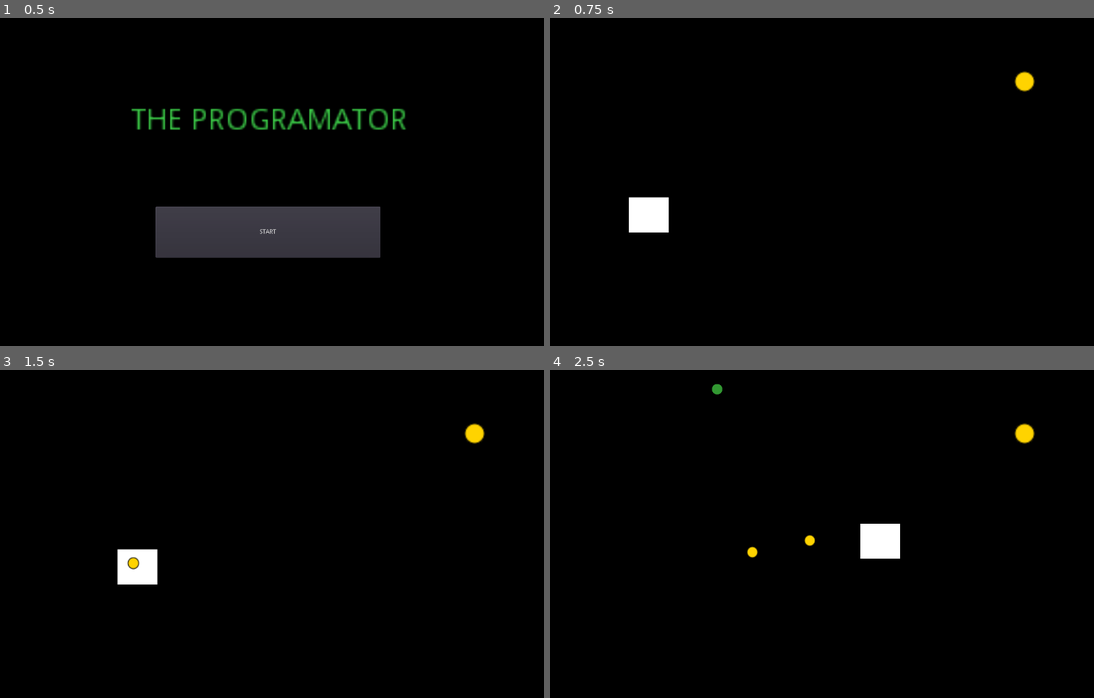
Above: before the commit, frames 1-4 (two rows, left to right).
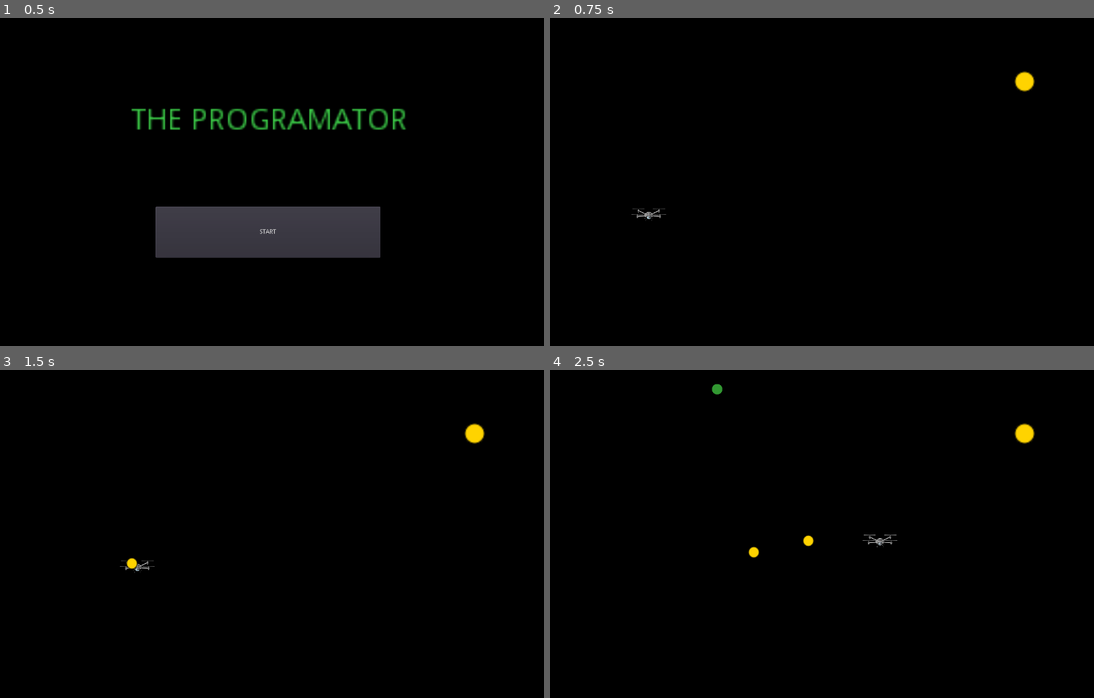
Above: after the commit, the same moments.

Repository: CamilaCintioli/the-progammator
Game: Godot game, scene res://Main.tscn
The game is run twice, just before and just after one commit, with the same random seed, the same clock (stepped at 60 frames per second) and the same inputs.
Inputs (mouse positions are in pixels of both pictures, inside the frame that each line leads up to):
- Up to frame 1 (0.5 s): no input
- Up to frame 2 (0.75 s): click "START" at 0.5 s
- Up to frame 3 (1.5 s): tap Enter at 1.25 s; move the mouse to (391, 517) at 1.27 s; hold D (move_right) from 1.28 s (still down); tap Space (change) at 1.35 s
- Up to frame 4 (2.5 s): keep holding D (move_right); tap Up (jump) at 1.52, 2.27 s; move the mouse to (707, 550) at 2.02 s; tap Space (change) at 2.1 s

Frame 1 is identical in both runs. In frame 2, 0.8% of the frame differs, in the area x 14-22%, y 54-66%; in frame 3, 0.8%; in frame 4, 0.9%, in the area x 36-65%, y 46-58%.

Commit message:
level 2 player and dron animation

Diff:
--- a/Levels/Level1/entities/player/Player.tscn
+++ b/Levels/Level1/entities/player/Player.tscn
@@ -1,16 +1,15 @@
 [gd_scene load_steps=7 format=2]
 
-[ext_resource path="res://assets/textures/background.png" type="Texture" id=1]
+[ext_resource path="res://assets/textures/player/dron.png" type="Texture" id=1]
 [ext_resource path="res://assets/textures/cannon.png" type="Texture" id=2]
 [ext_resource path="res://Levels/Level1/entities/player/Player.gd" type="Script" id=3]
 [ext_resource path="res://Levels/Level1/entities/player/Arm.gd" type="Script" id=4]
 [ext_resource path="res://Levels/Level1/entities/player/PlayerProyectile.tscn" type="PackedScene" id=5]
 
 [sub_resource type="RectangleShape2D" id=1]
-extents = Vector2( 400.562, 300.209 )
+extents = Vector2( 85.3674, 55.1066 )
 
 [node name="Player" type="KinematicBody2D"]
-position = Vector2( -0.132668, 0.214883 )
 scale = Vector2( 0.115596, 0.136421 )
 script = ExtResource( 3 )
 __meta__ = {
@@ -18,6 +17,7 @@
 }
 
 [node name="Body" type="Sprite" parent="."]
+scale = Vector2( 0.789041, 0.741113 )
 texture = ExtResource( 1 )
 
 [node name="Arm" type="Sprite" parent="Body"]
--- a/Levels/Level2.tscn
+++ b/Levels/Level2.tscn
@@ -1,17 +1,18 @@
-[gd_scene load_steps=8 format=2]
+[gd_scene load_steps=9 format=2]
 
 [ext_resource path="res://assets/textures/gray_square.png" type="Texture" id=1]
 [ext_resource path="res://Levels/Level2/Dron.tscn" type="PackedScene" id=2]
 [ext_resource path="res://Levels/Level2/Player.tscn" type="PackedScene" id=3]
 [ext_resource path="res://Levels/Level2.gd" type="Script" id=4]
+[ext_resource path="res://assets/textures/background/fondo.png" type="Texture" id=5]
 
-[sub_resource type="ConvexPolygonShape2D" id=3]
+[sub_resource type="ConvexPolygonShape2D" id=1]
 points = PoolVector2Array( 0, 0, 64, 0, 64, 64, 0, 64 )
 
 [sub_resource type="ConvexPolygonShape2D" id=2]
 points = PoolVector2Array( 0, 0, 32, 0, 32, 32, 0, 32 )
 
-[sub_resource type="TileSet" id=1]
+[sub_resource type="TileSet" id=3]
 0/name = "gray_square.png 0"
 0/texture = ExtResource( 1 )
 0/tex_offset = Vector2( 0, 0 )
@@ -58,8 +59,21 @@
 [node name="Level2" type="Node"]
 script = ExtResource( 4 )
 
+[node name="TextureRect" type="TextureRect" parent="."]
+modulate = Color( 0.32549, 0.372549, 0.32549, 1 )
+self_modulate = Color( 0.741176, 0.913725, 0.74902, 1 )
+margin_left = -17.0
+margin_top = -17.0
+margin_right = 2069.0
+margin_bottom = 710.0
+texture = ExtResource( 5 )
+expand = true
+__meta__ = {
+"_edit_use_anchors_": false
+}
+
 [node name="TileMap" type="TileMap" parent="."]
-tile_set = SubResource( 1 )
+tile_set = SubResource( 3 )
 format = 1
 tile_data = PoolIntArray( -1, 0, 0, -65536, 0, 0, -65535, 0, 0, -65534, 0, 0, -65533, 0, 0, -65532, 0, 0, -65531, 0, 0, …(1782 unchanged characters)…
 
--- a/Levels/Level2/Dron.tscn
+++ b/Levels/Level2/Dron.tscn
@@ -1,10 +1,10 @@
 [gd_scene load_steps=4 format=2]
 
-[ext_resource path="res://assets/textures/player.png" type="Texture" id=1]
+[ext_resource path="res://assets/textures/player/dron.png" type="Texture" id=1]
 [ext_resource path="res://Levels/Level2/entities/player/Dron.gd" type="Script" id=2]
 
 [sub_resource type="RectangleShape2D" id=1]
-extents = Vector2( 20.4172, 8.77791 )
+extents = Vector2( 13.7158, 3.91617 )
 
 [node name="Dron" type="KinematicBody2D"]
 script = ExtResource( 2 )
@@ -13,7 +13,7 @@
 }
 
 [node name="Sprite" type="Sprite" parent="."]
-scale = Vector2( 0.646047, 0.288407 )
+scale = Vector2( 0.0690566, 0.0815203 )
 texture = ExtResource( 1 )
 
 [node name="CollisionShape2D" type="CollisionShape2D" parent="."]
--- a/Levels/Level2/Player.tscn
+++ b/Levels/Level2/Player.tscn
@@ -1,10 +1,10 @@
 [gd_scene load_steps=4 format=2]
 
-[ext_resource path="res://assets/textures/player.png" type="Texture" id=1]
+[ext_resource path="res://assets/textures/player/programmer.png" type="Texture" id=1]
 [ext_resource path="res://Levels/Level2/entities/player/Programmer.gd" type="Script" id=2]
 
 [sub_resource type="RectangleShape2D" id=1]
-extents = Vector2( 23.0126, 31.6354 )
+extents = Vector2( 5.2726, 26.983 )
 
 [node name="Player" type="KinematicBody2D"]
 script = ExtResource( 2 )
@@ -13,7 +13,7 @@
 }
 
 [node name="Sprite" type="Sprite" parent="."]
-scale = Vector2( 0.733366, 1 )
+scale = Vector2( 0.0226559, 0.0262543 )
 texture = ExtResource( 1 )
 
 [node name="CollisionShape2D" type="CollisionShape2D" parent="."]
--- a/Levels/Level2/entities/player/Dron.gd
+++ b/Levels/Level2/entities/player/Dron.gd
@@ -3,9 +3,6 @@
 var speed = 9
 
 var container
-var screen_size
-var x_direction_optimized
-var y_direction_optimized
 
 var velocity:Vector2 = Vector2.ZERO
 
--- a/project.godot
+++ b/project.godot
@@ -7,6 +7,11 @@
 ;   param=value ; assign values to parameters
 
 config_version=4
+
+_global_script_classes=[  ]
+_global_script_class_icons={
+
+}
 
 [application]
 
Not shown: 1 places in Levels/Level2.tscn that only renumber resources
Binary file added: assets/textures/background/chipp.png
Not shown, added: assets/textures/background/chipp.png.import
Binary file added: assets/textures/background/fondo.png
Not shown, added: assets/textures/background/fondo.png.import
Binary file added: assets/textures/player/dron.png
Not shown, added: assets/textures/player/dron.png.import
Binary file added: assets/textures/player/programmer.png
Not shown, added: assets/textures/player/programmer.png.import
Not shown, added: assets/textures/player/ram.png.import
